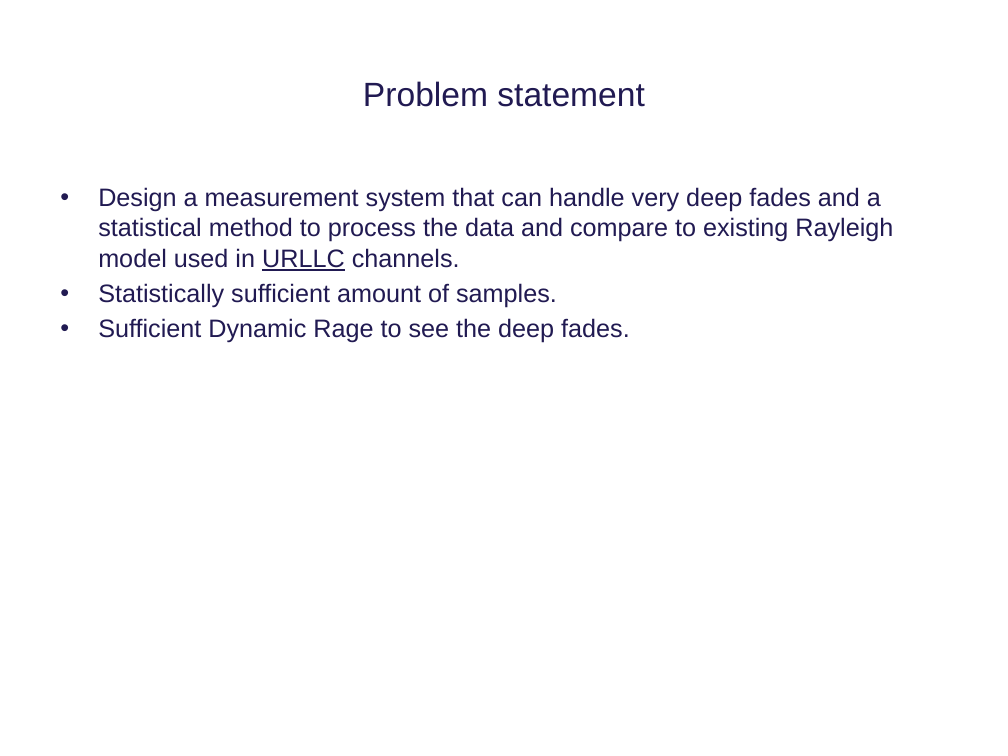
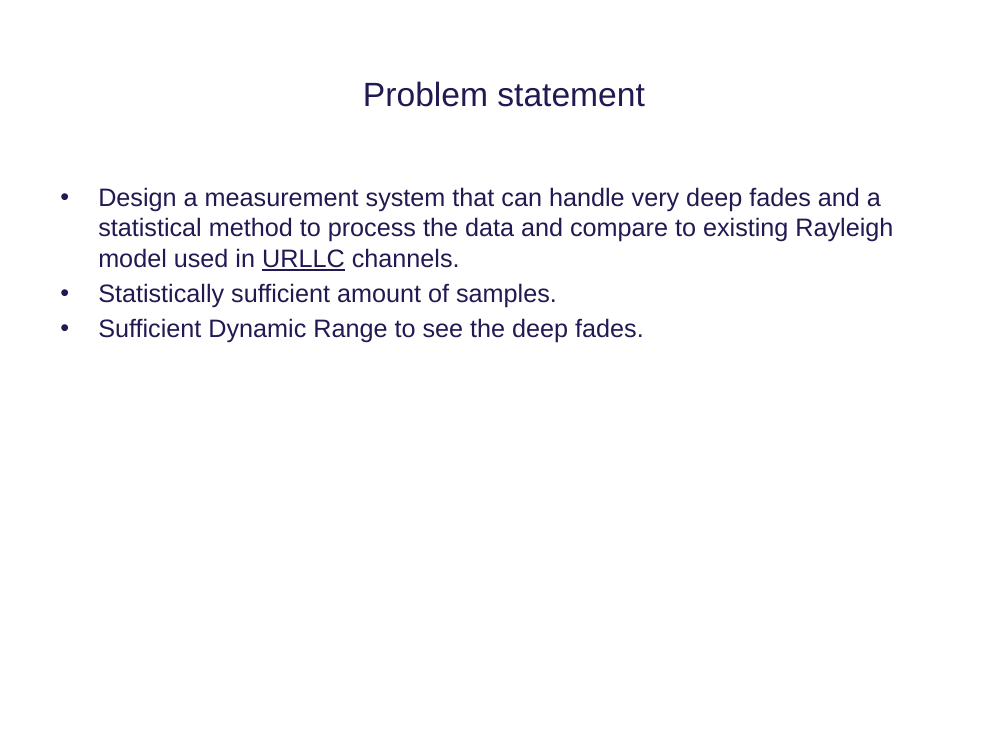
Before and after one commit to tkjj13/P8, a slide deck: slide 4 of ppt/premature ppt.pptx. Drawn at 1008x756 pixels with LibreOffice and Linux fonts; fonts in the diff are those of the drawing; background and template pictures are left out. Boxes give left, top, right and bottom in pixels: in the first picture for what was removed or moved away, otherwise in the second. Text is boxed around its words. In the diff, an @@ line names an element or a change of style, - is before the commit and + after.

Commit message:
ppts

```diff
--- a/ppt/premature ppt.pptx
+++ b/ppt/premature ppt.pptx
@@ text at <box>98,318,644,343</box>: text changed @@
-• Sufficient Dynamic Rage to see the deep fades.
+• Sufficient Dynamic Range to see the deep fades.
```
Also in this commit, not shown: 1 other slide changed, 11 slides added.
